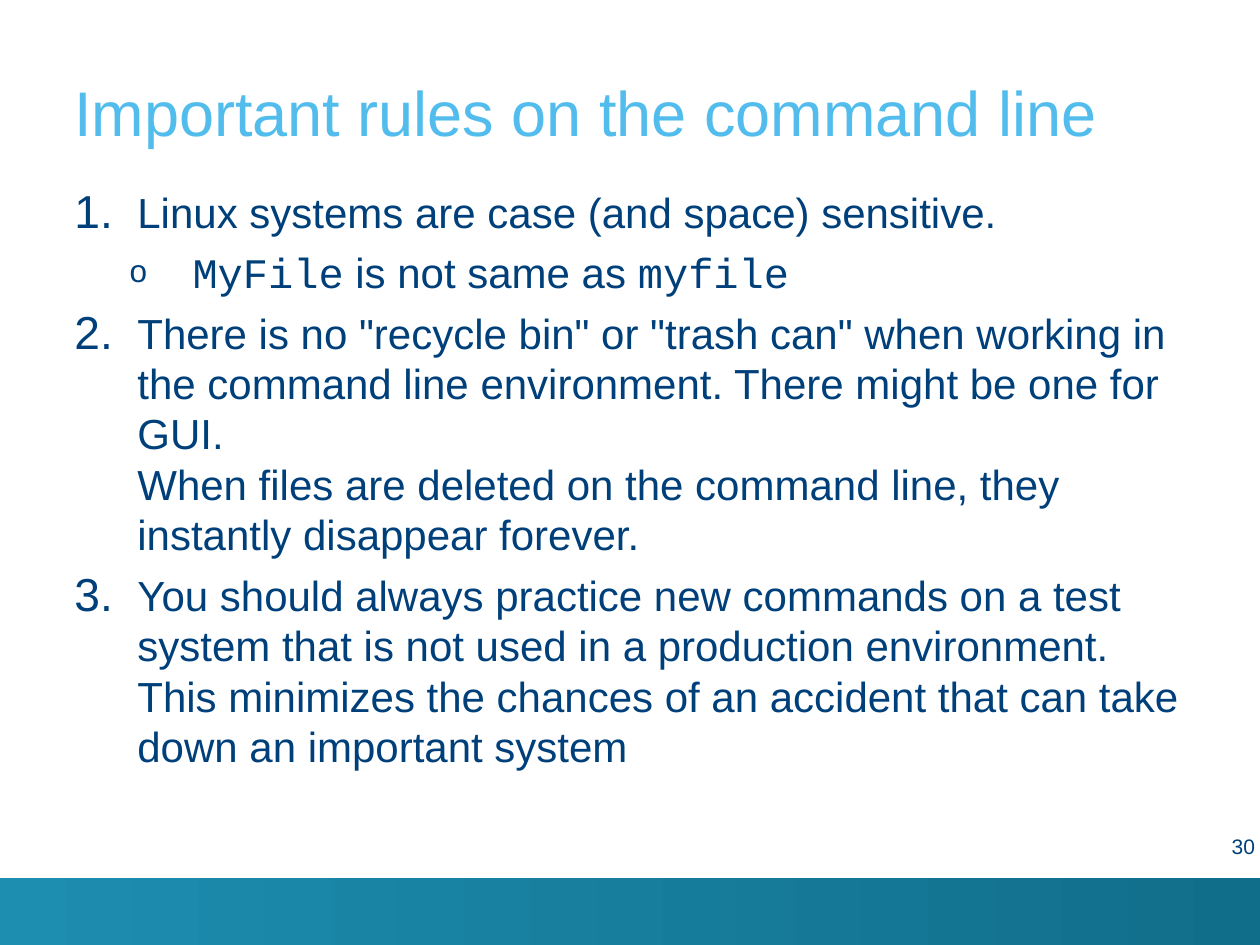
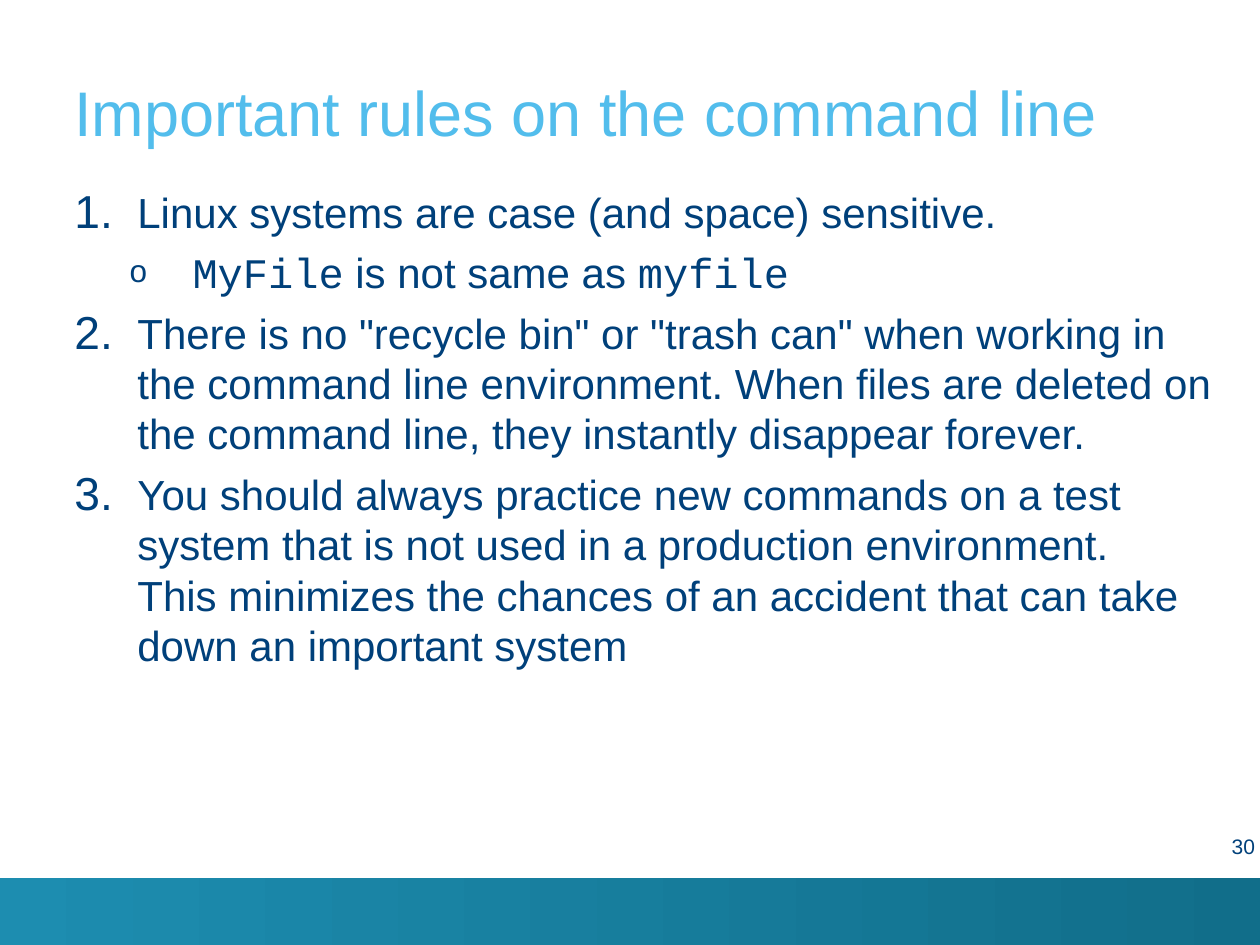
Before and after one commit to hpcleuven/Linux-intro, a slide deck: slide 30 of Linux-intro.pptx. Drawn at 1260x945 pixels with LibreOffice and Linux fonts; fonts in the diff are those of the drawing; background and template pictures are left out. Boxes give left, top, right and bottom in pixels: in the first picture for what was removed or moved away, otherwise in the second. Text is boxed around its words. In the diff, an @@ line names an element or a change of style, - is before the commit and + after.

```diff
--- a/Linux-intro.pptx
+++ b/Linux-intro.pptx
@@ text at [137, 318, 1211, 458]: text changed @@
-2. There is no "recycle bin" or "trash can" when working in the command line environment. There might be one for GUI.
-   When files are deleted on the command line, they instantly disappear forever.
+2. There is no "recycle bin" or "trash can" when working in the command line environment. When files are deleted on the command line, they instantly disappear forever.
```
Also in this commit, not shown: 14 other slides changed, 8 slides removed, 3 other files.
